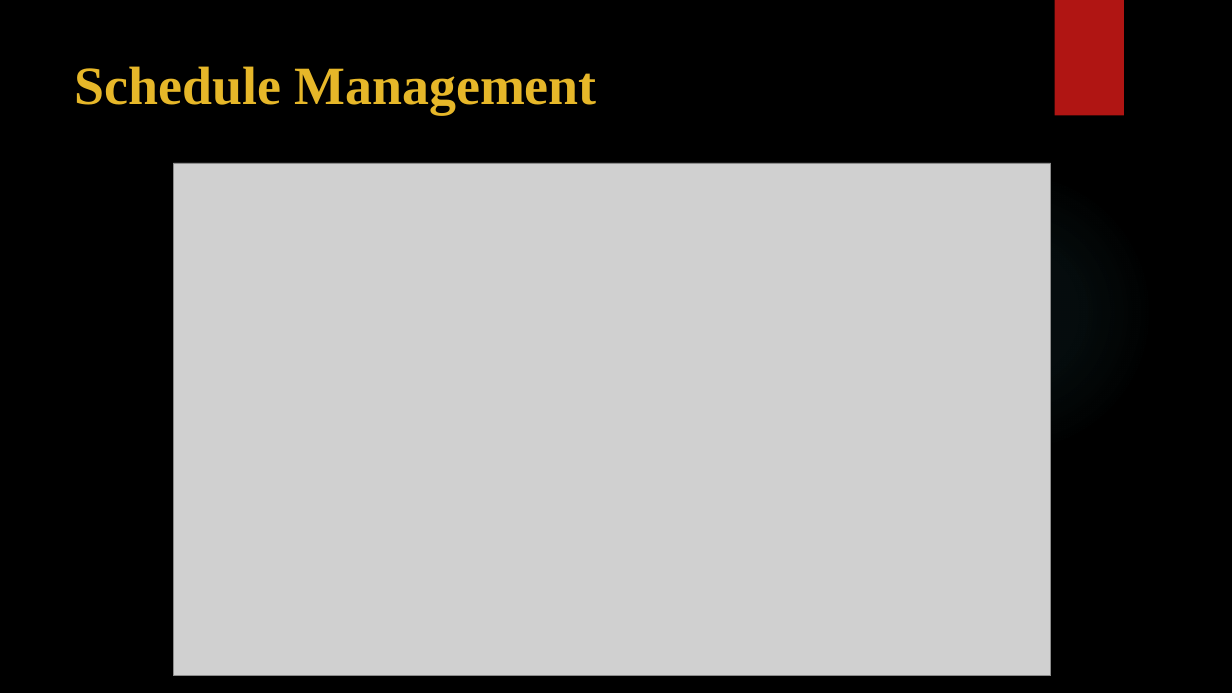
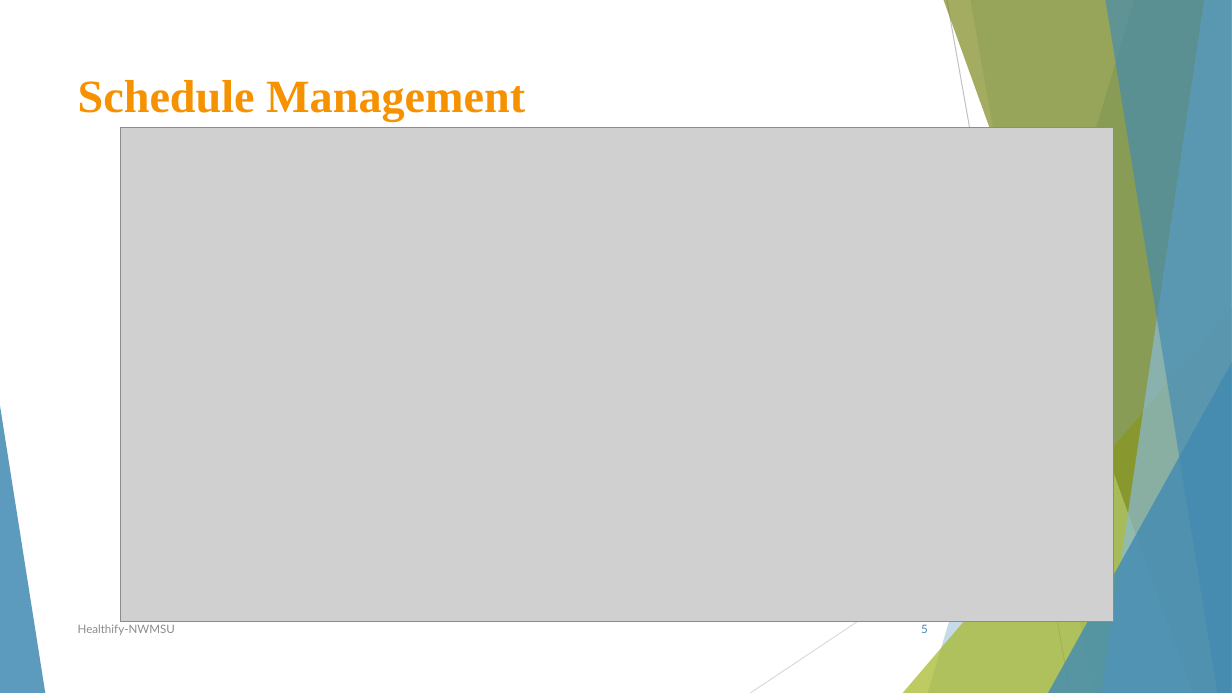
Before and after one commit to sowmyathogiti/Healthify, a slide deck: slide 5 of Healthify-NWMSU.pptx. Drawn at 1232x693 pixels with LibreOffice and Linux fonts; fonts in the diff are those of the drawing; grey boxes stand for pictures; background and template pictures are left out. Boxes give left, top, right and bottom in pixels: in the first picture for what was removed or moved away, otherwise in the second. Text is boxed around its words. In the diff, an @@ line names an element or a change of style, - is before the commit and + after.

```diff
--- a/Healthify-NWMSU.pptx
+++ b/Healthify-NWMSU.pptx
@@ background picture (left out) to #FFFFFF @@
@@ rectangle removed at box(1055, 0, 1124, 116) @@
@@ title "Schedule Management": place and size @@
-title "Schedule Management" at box(75, 66, 596, 114)
+title "Schedule Management" at box(78, 80, 525, 121)
@@ title "Schedule Management" at box(78, 80, 525, 121): size 42 to 36 pt, text colour #E6B729 to #F69200 @@
@@ picture: place and size @@
-picture at box(174, 163, 1051, 676)
+picture at box(120, 128, 1114, 622)
@@ ellipse removed at box(870, 169, 1154, 454) @@
@@ group added at box(0, 0, 1232, 693): 5 freeform shapes, 3 triangles, 2 lines @@
@@ text added at box(78, 624, 175, 635), 9 pt, text #8C8C8C @@
+Healthify-NWMSU
@@ page number added at box(921, 624, 928, 633), 9 pt, text #418AB3 @@
+5
```
Also in this commit, not shown: 12 other slides changed.
